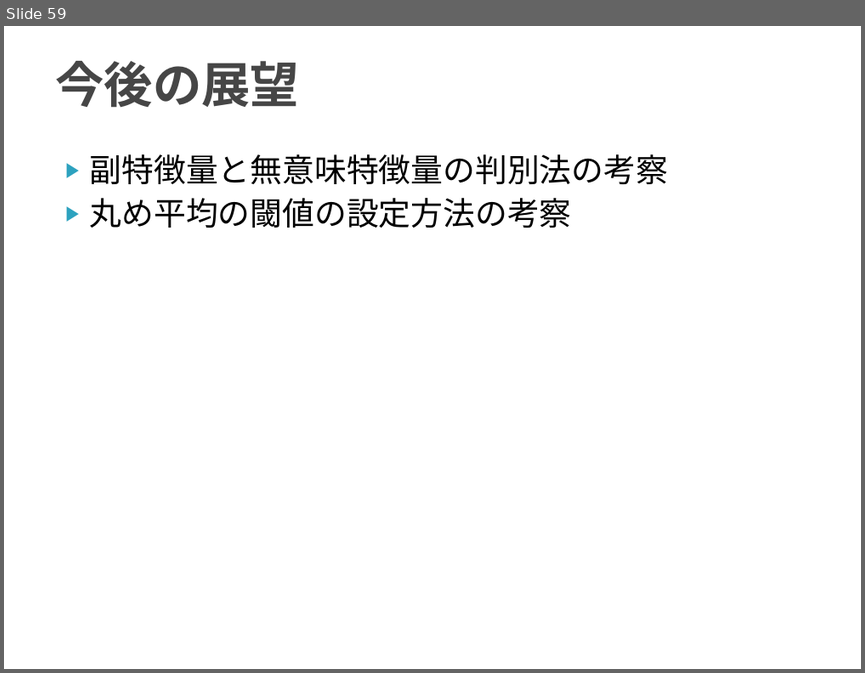
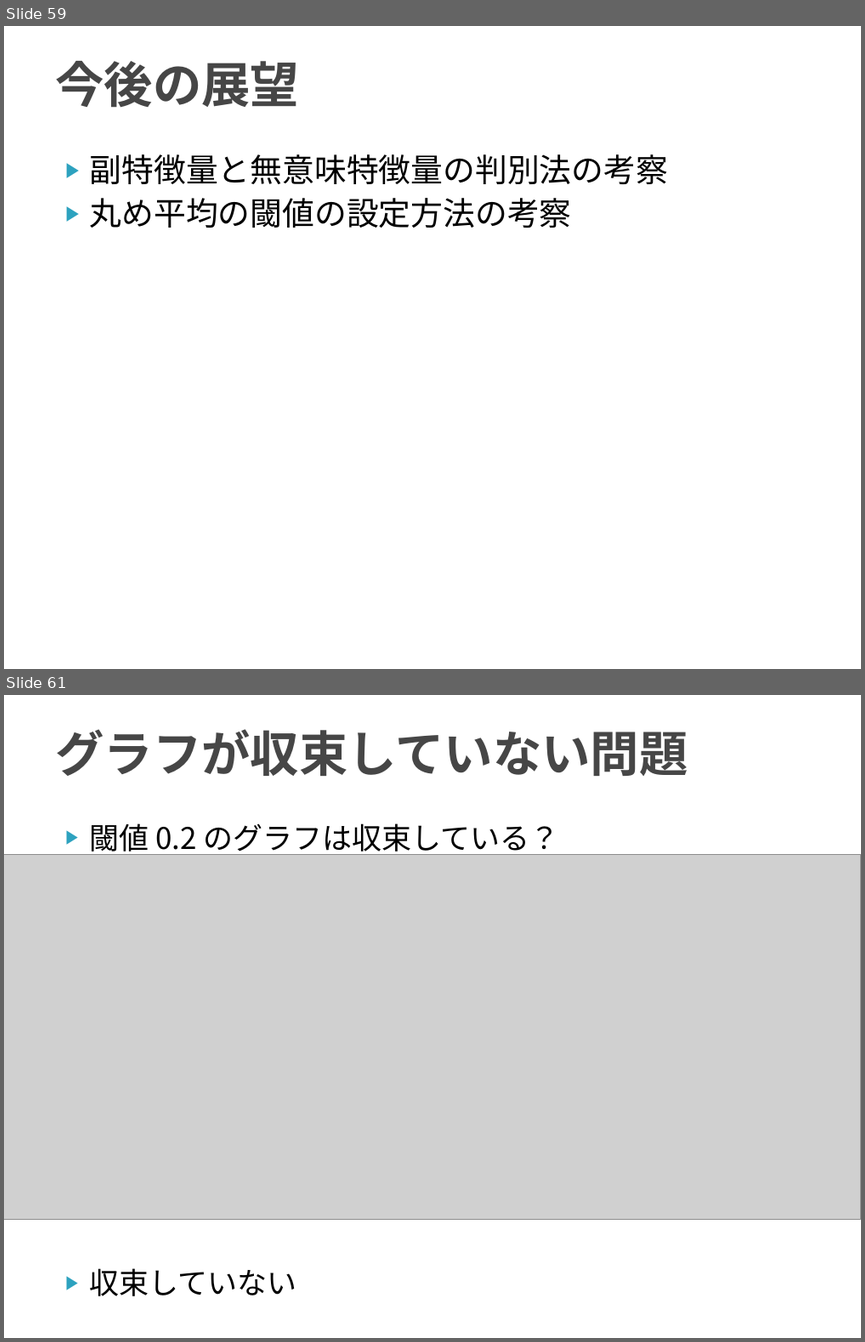
Before and after one commit to TetsuyaKomota/GitforEclipseTest, a slide deck: IntentionLearning_v2/slide/discussion2016.pptx. Shown one above the other, each under a label of ours: slide 59 before the commit, slides 59 and 61 after it; the slides between them are not shown. The pictures are 865x673 and 865x1342 pixels, drawn with LibreOffice and Linux fonts; fonts in the diff are those of the drawing; grey boxes stand for pictures. Boxes give left, top, right and bottom in pixels: in the first picture for what was removed or moved away, otherwise in the second. Text is boxed around its words. In the diff, an @@ line names an element or a change of style, - is before the commit and + after.

Commit message:
結果まとめてグラフ作ってスライド更新したよ

```diff
--- a/IntentionLearning_v2/slide/discussion2016.pptx
+++ b/IntentionLearning_v2/slide/discussion2016.pptx
@@ slide 61 added at <box>4,695,861,1338</box>, background #FFFFFF @@
@@ title added at <box>55,729,687,776</box>, 41 pt, text #464646, bold @@
+グラフが収束していない問題
@@ text added at <box>90,823,559,1296</box>, 25 pt, text #000000 @@
+▶ 閾値 0.2 のグラフは収束している？
+▶ 収束していない
@@ picture added at <box>4,854,861,1219</box> @@
```
Also in this commit, not shown: 3 slides changed, 6 other slides added, 2 other files.
